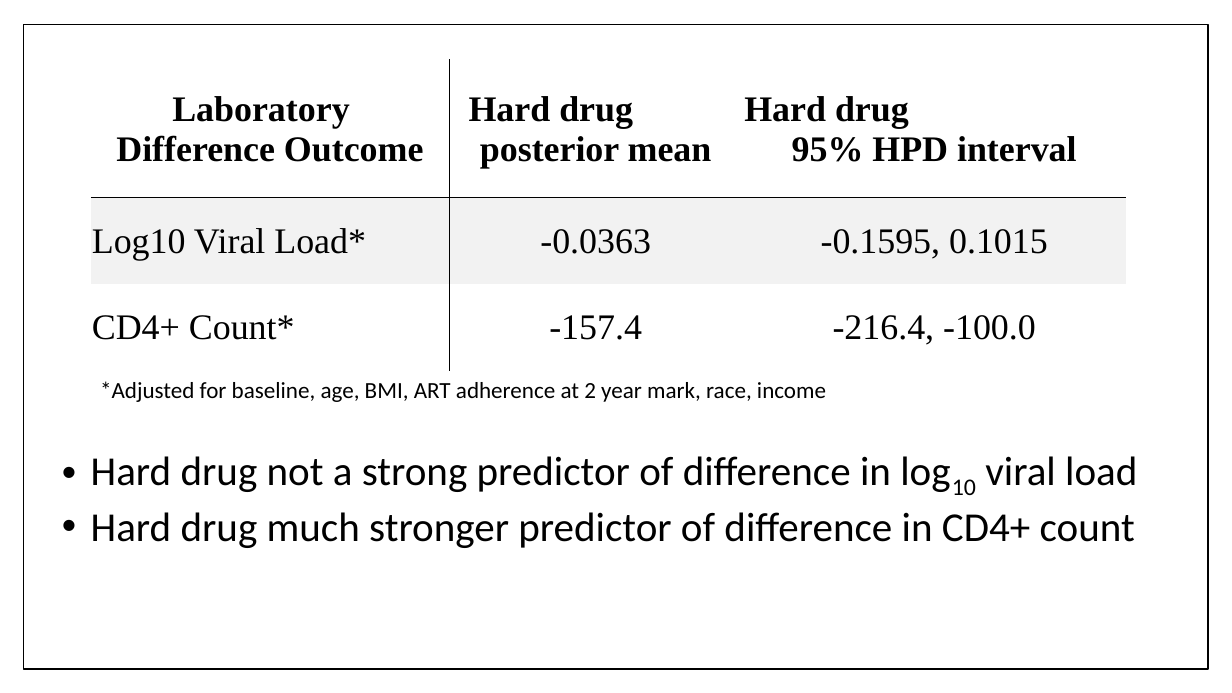
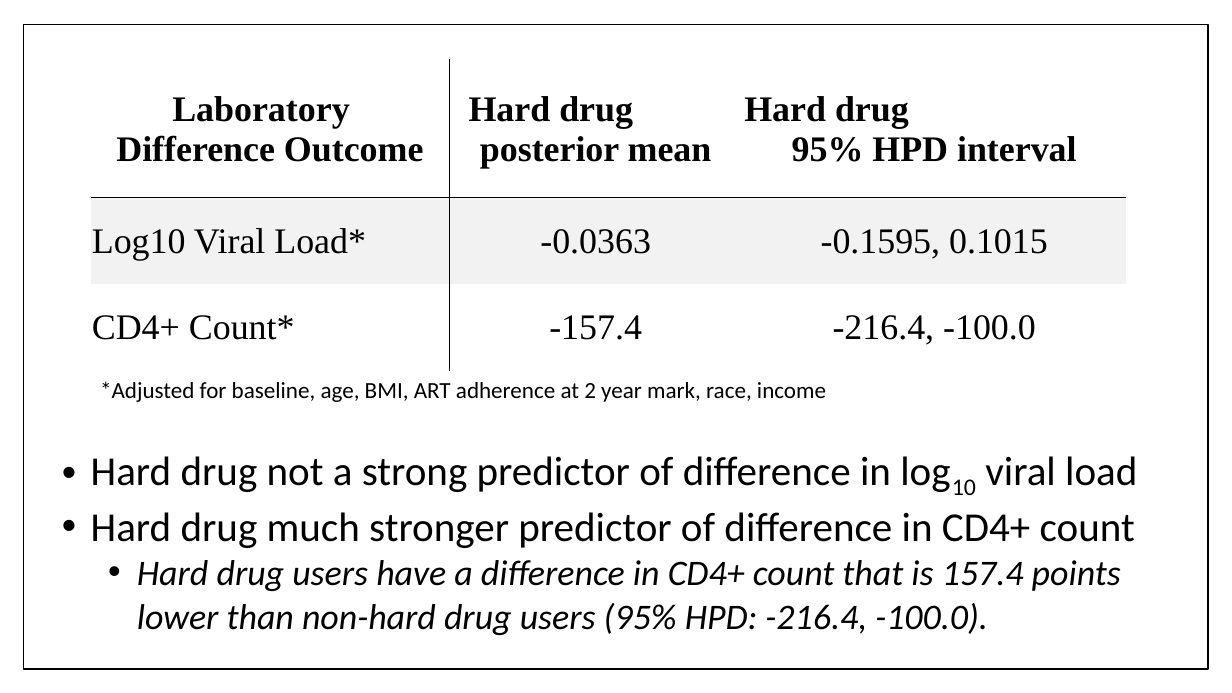
Before and after one commit to johnsra3/bios6623-johnsra3, a slide deck: slide 6 of Project1/Reports/Project 1 Final Presentation.pptx. Drawn at 1232x693 pixels with LibreOffice and Linux fonts; fonts in the diff are those of the drawing. Boxes give left, top, right and bottom in pixels: in the first picture for what was removed or moved away, otherwise in the second. Text is boxed around its words. In the diff, an @@ line names an element or a change of style, - is before the commit and + after.

```diff
--- a/Project1/Reports/Project 1 Final Presentation.pptx
+++ b/Project1/Reports/Project 1 Final Presentation.pptx
@@ text at <box>137,560,1121,635</box>: paragraph added @@
+  • Hard drug users have a difference in CD4+ count that is 157.4 points lower than non-hard drug users (95% HPD: -216.4, -100.0).
```
Also in this commit, not shown: 4 other slides changed, 1 slide added, 1 slide removed, 1 other file.
